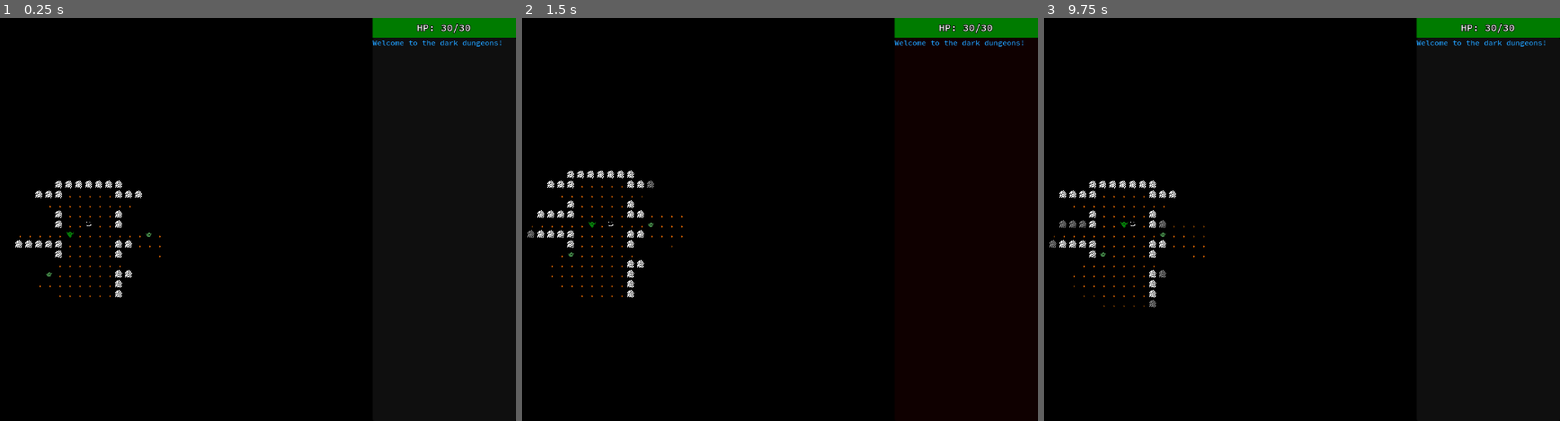
Above: before the commit, frames 1-3 (left to right).
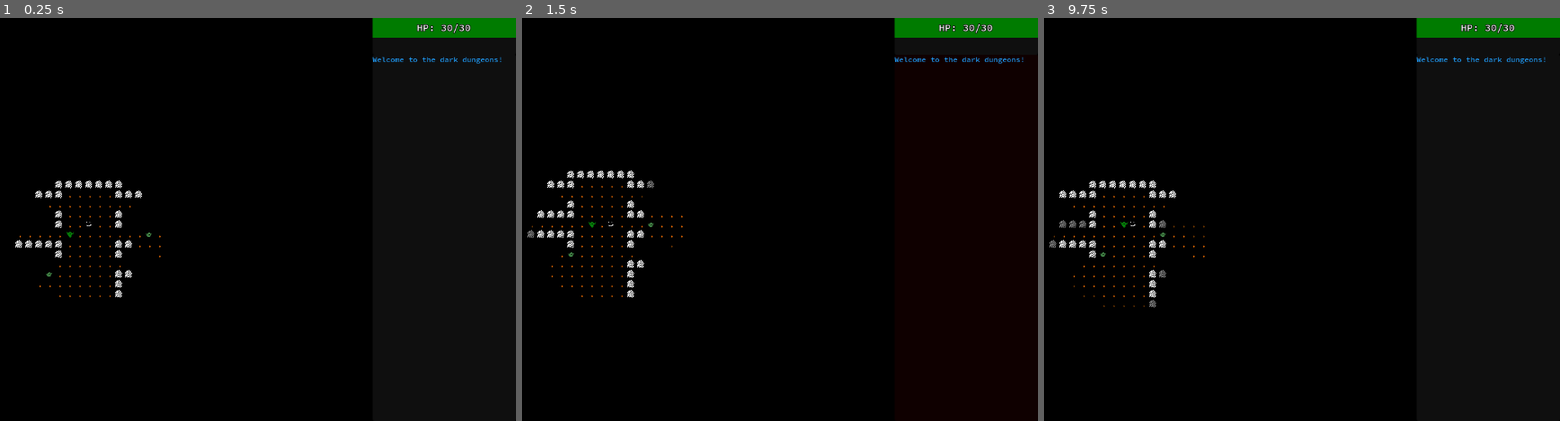
Above: after the commit, the same moments.

Repository: tjlaxs/nakkikuningas
Game: Godot game, scene res://src/Game/game.tscn
The game is run twice, just before and just after one commit, with the same random seed, the same clock (stepped at 60 frames per second) and the same inputs.
Inputs (mouse positions are in pixels of both pictures, inside the frame that each line leads up to):
- Up to frame 1 (0.25 s): no input
- Up to frame 2 (1.5 s): tap Enter at 0.5 s; move the mouse to (836, 199) at 0.52 s; hold N (move_down_right) 0.53-1.25 s; tap V (view_history) at 0.6 s; click (836, 199) at 0.67 s; tap Space at 1.25 s; drag from (537, 239) to (640, 300) at 1.27 s
- Up to frame 3 (9.75 s): tap Enter at 2, 3.5 s; move the mouse to (1271, 130) at 2.02 s; hold N (move_down_right) 2.03-2.75 s; hold Shift 2.03-2.75 s; click (1271, 130) at 2.17 s; tap Space at 2.75, 4.25 s; drag from (1162, 300) to (outside the picture) at 2.77 s; move the mouse to (1415, 279) at 3.52 s; hold B (move_down_left) 3.53-4.25 s; tap Ctrl at 3.6 s; click (1415, 279) at 3.67 s; drag from (outside the picture) to (1095, 118) at 4.27 s; move the mouse to (1234, 219) at 5.02 s; hold Down (move_down) 5.03-5.75 s; tap Delete (wait) at 5.1 s; click (1234, 219) at 5.17 s; drag from (1095, 118) to (1059, 239) at 5.77 s; move the mouse to (1358, 199) at 6.52 s; hold Up (move_up) 6.53-7.25 s; tap Alt at 6.6 s; click (1358, 199) at 6.67 s; drag from (1059, 239) to (1162, 300) at 7.27 s; move the mouse to (1271, 130) at 8.02 s; hold Down (move_down) 8.03-8.75 s; tap V (view_history) at 8.1 s; click (1271, 130) at 8.17 s; drag from (1162, 300) to (outside the picture) at 8.77 s; move the mouse to (1415, 279) at 9.52 s; hold Up (move_up) from 9.53 s (still down); hold Shift from 9.53 s (still down); click (1415, 279) at 9.67 s

The runs differ from the first frame. In frame 1, 0.3% of the frame differs, in the area x 72-98%, y 5-12%; in frame 2, 0.3%; in frame 3, 0.3%.

Commit message:
Src: Mouseover hints for entities

Diff:
--- /dev/null
+++ b/assets/resources/mouseover_label_settings.tres
@@ -0,0 +1,8 @@
+[gd_resource type="LabelSettings" load_steps=2 format=3 uid="uid://e52la8kduxit"]
+
+[ext_resource type="FontFile" uid="uid://damfmyhn5xdud" path="res://assets/fonts/SourceCodePro-Medium.ttf" id="1_ymjm7"]
+
+[resource]
+line_spacing = 2.0
+font = ExtResource("1_ymjm7")
+font_size = 12
--- /dev/null
+++ b/src/GUI/MouseoverChecker.gd
@@ -0,0 +1,33 @@
+extends Node2D
+
+signal entities_focused(entity_list)
+
+var _mouse_tile := Vector2i(-1, -1)
+
+@onready var map: Map = get_parent()
+
+func _unhandled_input(event: InputEvent) -> void:
+	if event is InputEventMouseMotion:
+		var mouse_position: Vector2i = get_local_mouse_position()
+		var tile_position: Vector2i = Grid.world_to_grid(mouse_position)
+		if _mouse_tile != tile_position:
+			_mouse_tile = tile_position
+			var entity_names = get_names_at_location(tile_position)
+			entities_focused.emit(entity_names)
+
+func get_names_at_location(grid_position: Vector2i) -> String:
+	var entity_names := ""
+	var map_data: MapData = map.map_data
+	var tile: Tile = map_data.get_tile(grid_position)
+	if not tile or not tile.is_in_view:
+		return entity_names
+	var entities_at_location: Array[Entity] = []
+	for entity in map_data.entities:
+		if entity.grid_position == grid_position:
+			entities_at_location.append(entity)
+	entities_at_location.sort_custom(func(a,b): return a.z_index > b.z_index)
+	if not entities_at_location.is_empty():
+		entity_names = entities_at_location[0].get_entity_name()
+		for i in range(1, entities_at_location.size()):
+			entity_names += ", %s" % entities_at_location[i].get_entity_name()
+	return entity_names
--- a/src/Game/game.tscn
+++ b/src/Game/game.tscn
@@ -10,6 +10,7 @@
 [ext_resource type="Script" path="res://src/Map/FieldOfView.gd" id="5_j7kt0"]
 [ext_resource type="Script" path="res://src/GUI/HpDisplay.gd" id="8_awubo"]
 [ext_resource type="FontFile" uid="uid://damfmyhn5xdud" path="res://assets/fonts/SourceCodePro-Medium.ttf" id="8_wjjmf"]
+[ext_resource type="Script" path="res://src/GUI/MouseoverChecker.gd" id="9_rphkx"]
 [ext_resource type="Script" path="res://src/GUI/MessageLog.gd" id="10_olaak"]
 
 [sub_resource type="StyleBoxFlat" id="StyleBoxFlat_0okwi"]
@@ -81,6 +82,9 @@
 [node name="FieldOfView" type="Node" parent="HBoxContainer/SubViewportContainer/SubViewport/Game/Map"]
 script = ExtResource("5_j7kt0")
 
+[node name="MouseoverChecker" type="Node2D" parent="HBoxContainer/SubViewportContainer/SubViewport/Game/Map"]
+script = ExtResource("9_rphkx")
+
 [node name="Camera2D" type="Camera2D" parent="HBoxContainer/SubViewportContainer/SubViewport/Game"]
 
 [node name="InfoBar" type="VBoxContainer" parent="HBoxContainer"]
@@ -113,6 +117,10 @@
 horizontal_alignment = 1
 vertical_alignment = 1
 
+[node name="MouseoverLabel" type="Label" parent="HBoxContainer/InfoBar/StatsPanel/VBoxContainer"]
+layout_mode = 2
+size_flags_vertical = 6
+
 [node name="MessagesPanel" type="PanelContainer" parent="HBoxContainer/InfoBar"]
 layout_mode = 2
 size_flags_vertical = 3
@@ -130,3 +138,4 @@
 size_flags_horizontal = 3
 
 [connection signal="player_created" from="HBoxContainer/SubViewportContainer/SubViewport/Game" to="HBoxContainer/InfoBar/StatsPanel/VBoxContainer/HpDisplay" method="initialize"]
+[connection signal="entities_focused" from="HBoxContainer/SubViewportContainer/SubViewport/Game/Map/MouseoverChecker" to="HBoxContainer/InfoBar/StatsPanel/VBoxContainer/MouseoverLabel" method="set_text"]
Not shown: 1 places in src/Game/game.tscn that only renumber resources
